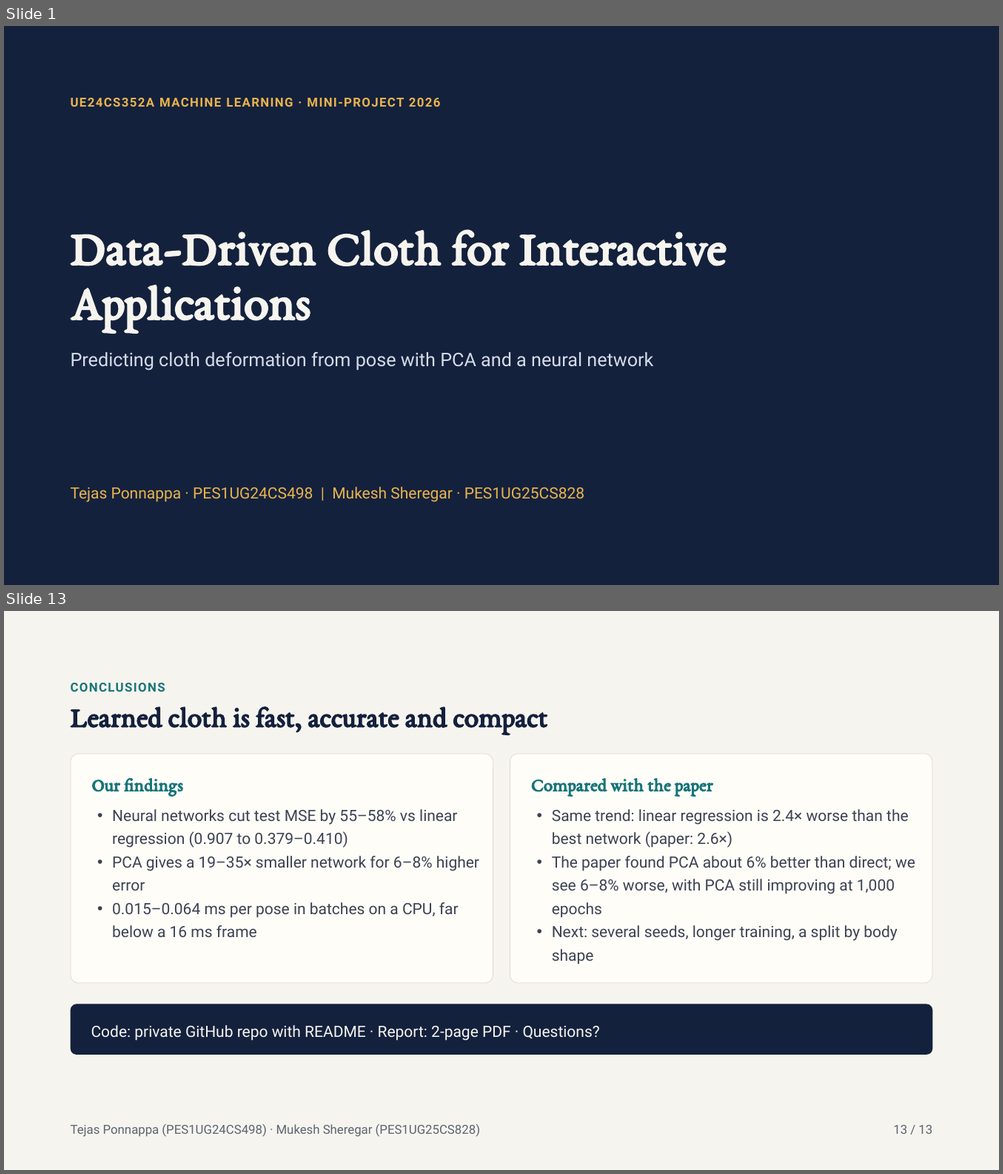
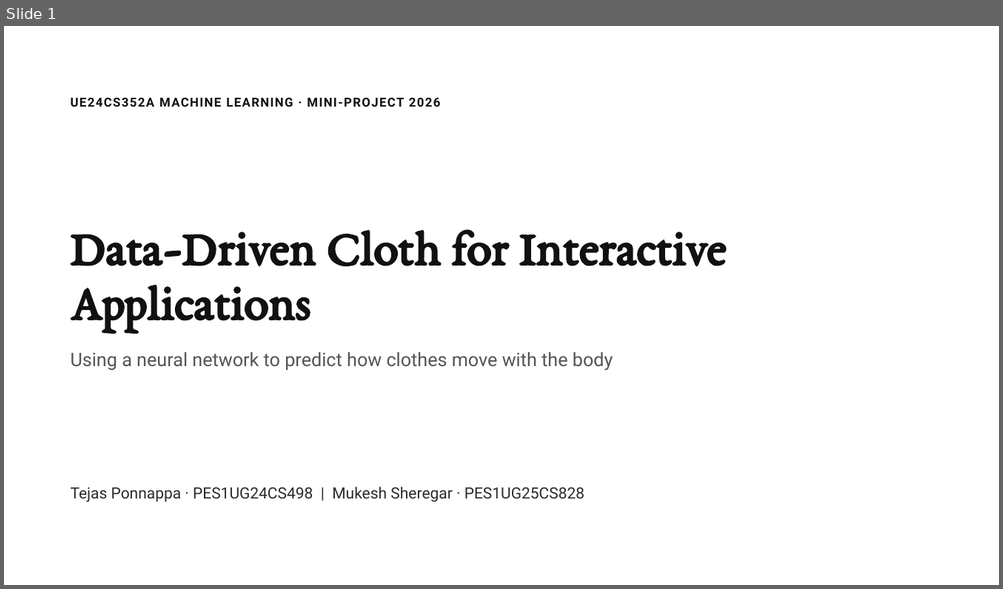
Before and after one commit to TejasPonnappa/data-driven-cloth-ml, a slide deck: docs/Data-Driven Cloth ML Mini-Project.pptx. Shown one above the other, each under a label of ours: slides 1 and 13 before the commit, slide 1 after it; the slides between them are not shown. The pictures are 1003x1174 and 1003x589 pixels, drawn with LibreOffice and Linux fonts; fonts in the diff are those of the drawing. Boxes give left, top, right and bottom in pixels: in the first picture for what was removed or moved away, otherwise in the second. Text is boxed around its words. In the diff, an @@ line names an element or a change of style, - is before the commit and + after.

```diff
--- a/docs/Data-Driven Cloth ML Mini-Project.pptx
+++ b/docs/Data-Driven Cloth ML Mini-Project.pptx
@@ slide 13 removed at (4, 611, 999, 1170), background #F6F4EE @@
@@ text removed at (71, 683, 165, 692) @@
-CONCLUSIONS
@@ title removed at (71, 706, 548, 735) @@
-Learned cloth is fast, accurate and compact
@@ rounded rectangle removed at (71, 754, 492, 983) @@
@@ rounded rectangle removed at (510, 754, 932, 983) @@
@@ text removed at (91, 778, 183, 796) @@
-Our findings
@@ text removed at (531, 778, 713, 796) @@
-Compared with the paper
@@ text removed at (112, 809, 479, 937) @@
-• Neural networks cut test MSE by 55–58% vs linear regression (0.907 to 0.379–0.410)
-• PCA gives a 19–35× smaller network for 6–8% higher error
-• 0.015–0.064 ms per pose in batches on a CPU, far below a 16 ms frame
@@ text removed at (552, 809, 915, 965) @@
-• Same trend: linear regression is 2.4× worse than the best network (paper: 2.6×)
-• The paper found PCA about 6% better than direct; we see 6–8% worse, with PCA still improving at 1,000 epochs
-• Next: several seeds, longer training, a split by body shape
@@ rounded rectangle removed at (71, 1004, 933, 1055) @@
-Code: private GitHub repo with README · Report: 2-page PDF · Questions?
@@ text removed at (71, 1125, 480, 1137) @@
-Tejas Ponnappa (PES1UG24CS498) · Mukesh Sheregar (PES1UG25CS828)
@@ text removed at (893, 1125, 932, 1134) @@
-13 / 13
@@ slide 1 changed as well @@
@@ background #14213D to #FFFFFF @@
@@ text "UE24CS352A MACHINE LEARNING · MINI-PROJECT ..." at (71, 98, 441, 107): text colour #E9B44C to #111111 @@
@@ title "Data-Driven Cloth for Interactive Applications" at (71, 230, 726, 332): text colour #F6F4EE to #111111 @@
@@ text at (71, 352, 613, 371): text changed; text colour #D5DCE8 to #555555 @@
-Predicting cloth deformation from pose with PCA and a neural network
+Using a neural network to predict how clothes move with the body
@@ text "Tejas Ponnappa · PES1UG24CS498 | ..." at (71, 487, 584, 503): text colour #E9B44C to #2B2B2B @@
```
Also in this commit, not shown: 1 other slide changed, 8 slides added, 10 other slides removed.
